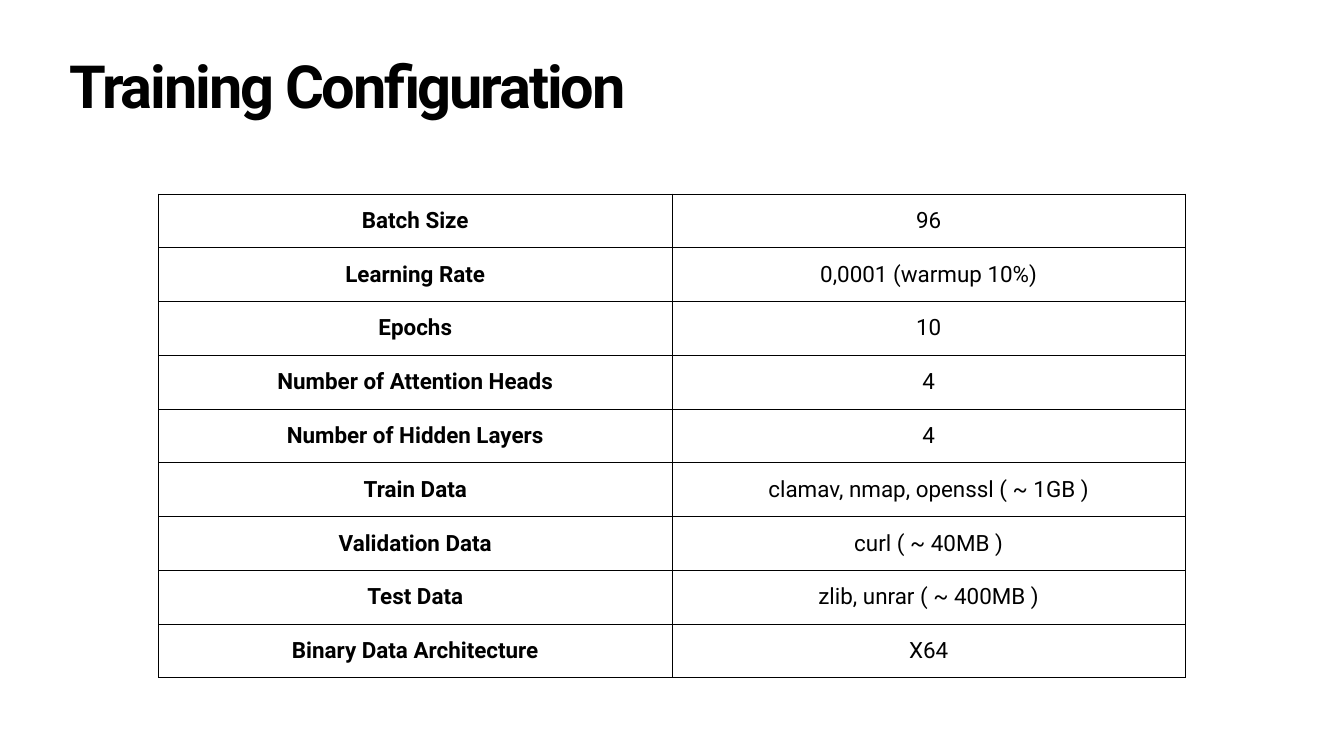
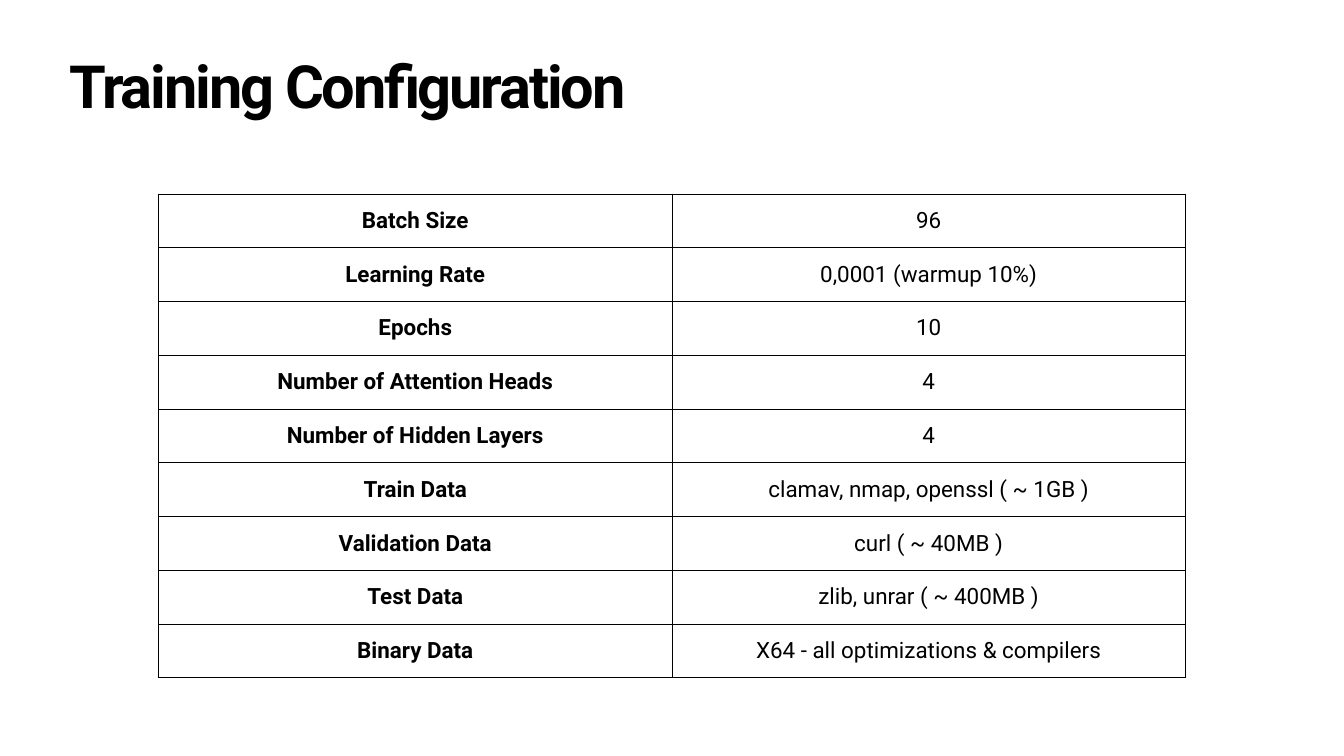
Before and after one commit to julig3ccd/BinAI, a slide deck: slide 13 of presentation/final_presentation.pptx. Drawn at 1344x756 pixels with LibreOffice and Linux fonts; fonts in the diff are those of the drawing. Boxes give left, top, right and bottom in pixels: in the first picture for what was removed or moved away, otherwise in the second. Text is boxed around its words. In the diff, an @@ line names an element or a change of style, - is before the commit and + after.

Commit message:
update slides data info

```diff
--- a/presentation/final_presentation.pptx
+++ b/presentation/final_presentation.pptx
@@ table at [159, 194, 1186, 678] @@
-row 9, column 1: Binary Data Architecture
+row 9, column 1: Binary Data
-row 9, column 2: X64
+row 9, column 2: X64 - all optimizations & compilers
```
